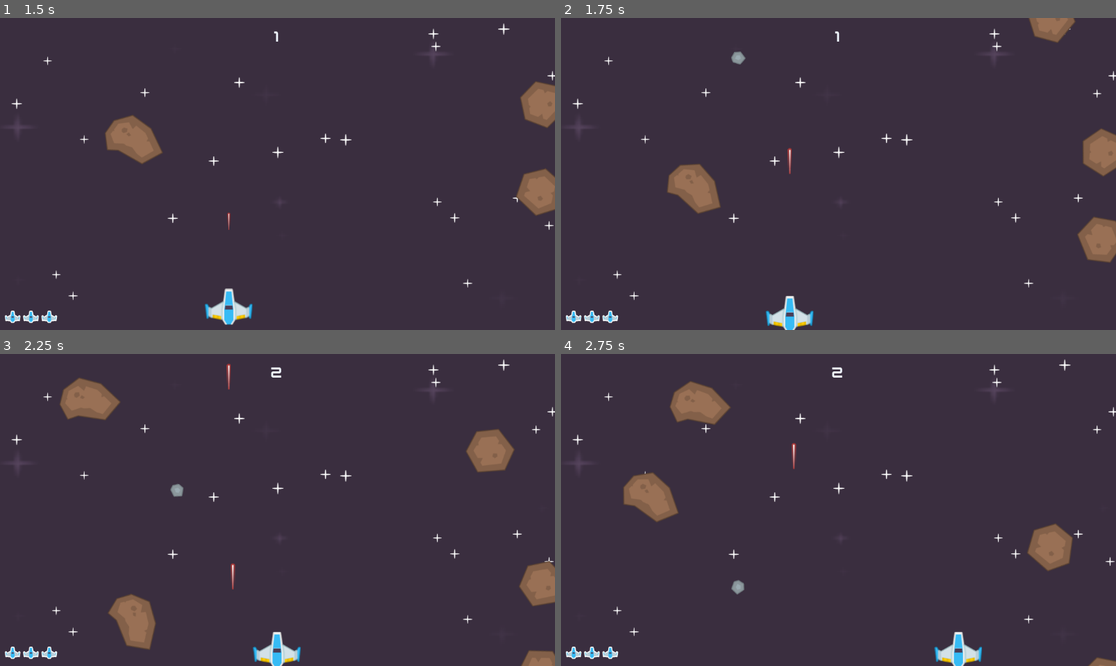
Above: before the commit, frames 1-4 (two rows, left to right).
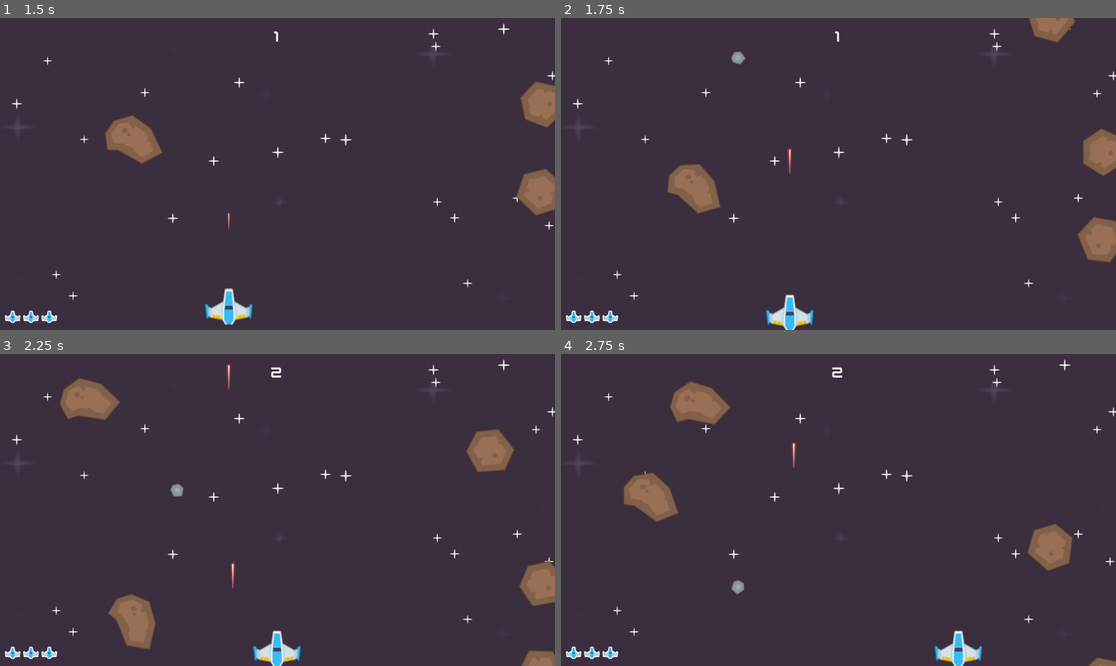
Above: after the commit, the same moments.

Repository: Bushra-gh/Space-Shooter
Game: Godot game, scene res://scenes/level.tscn
Same seed, same stepped clock (60 frames per second), same inputs: the game is played once before the commit and once after it.
Inputs:
- Up to frame 1 (1.5 s): tap Enter at 0.5 s; hold Right (ui_right) 0.53-1.28 s; hold Space (shoot) 0.53-1.28 s; hold Down (ui_down) from 1.28 s (still down); tap Space (shoot) at 1.35 s
- Up to frame 2 (1.75 s): keep holding Down (ui_down)
- Up to frame 3 (2.25 s): release Down (ui_down) at 2.03 s; hold Right (ui_right) from 2.03 s (still down); hold Space (shoot) from 2.03 s (still down)
- Up to frame 4 (2.75 s): keep holding Right (ui_right); keep holding Space (shoot)

Frame 1 is identical in both runs. In frame 2, 0.2% of the frame differs, in the area x 36-46%, y 88-100%; in frame 3, 0.2%, in the area x 41-55%, y 66-100%; in frame 4, 0.2%.

Commit message:
added music

Diff:
--- a/scenes/game_over.tscn
+++ b/scenes/game_over.tscn
@@ -3,6 +3,7 @@
 [ext_resource type="Script" uid="uid://u404xavtoiqi" path="res://scenes/game_over.gd" id="1_tbwuq"]
 [ext_resource type="FontFile" uid="uid://5h2x8rkfhn1n" path="res://Bonus/kenvector_future.ttf" id="1_wqhvx"]
 [ext_resource type="FontFile" uid="uid://dmgteuhrrtsvd" path="res://Bonus/kenvector_future_thin.ttf" id="2_tbwuq"]
+[ext_resource type="AudioStream" uid="uid://bqvxaw4cqll1p" path="res://Bonus/sfx_lose.ogg" id="4_racf3"]
 
 [node name="GameOver" type="Control" unique_id=148332462]
 layout_mode = 3
@@ -66,3 +67,8 @@
 theme_override_fonts/font = ExtResource("2_tbwuq")
 theme_override_font_sizes/font_size = 20
 text = "Press space to start again"
+
+[node name="Music" type="AudioStreamPlayer" parent="." unique_id=955787078]
+stream = ExtResource("4_racf3")
+volume_db = -3.649
+autoplay = true
--- a/scenes/player.tscn
+++ b/scenes/player.tscn
@@ -13,6 +13,7 @@
 texture = ExtResource("1_3vyb7")
 
 [node name="CollisionPolygon2D" type="CollisionPolygon2D" parent="." unique_id=699746491]
+position = Vector2(0, 2)
 polygon = PackedVector2Array(-7, -37, 7, -37, 12, -12, 35, 1, 47, -6, 46, 24, 13, 27, 7, 37, -7, 37, -13, 28, -45, 25, -48, -7, -38, 2, -14, -12)
 
 [node name="LaserStartpos" type="Marker2D" parent="." unique_id=1631416087]
@@ -28,4 +29,7 @@
 [node name="DamageSound" type="AudioStreamPlayer2D" parent="." unique_id=1697321931]
 stream = ExtResource("4_dqkch")
 
+[node name="Camera2D" type="Camera2D" parent="." unique_id=2127196034]
+enabled = false
+
 [connection signal="timeout" from="LaserTimer" to="." method="_on_laser_timer_timeout"]
